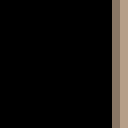
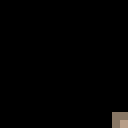
Layers edited between the first and the second w=128, h=128 image:
hid "Ceiling4" over [112, 0, 128, 120]
hid "Ceiling3" over [112, 0, 128, 120]
hid "Ceiling2" over [112, 0, 128, 120]
hid "Ceiling1" over [112, 0, 128, 120]
hid "CeilingMiddle" over [112, 0, 128, 120]
added layer "CeilingCorner8" above "CeilingCorner7" over [112, 0, 128, 120]
added layer "CeilingCorner7" above "CeilingCorner6" over [112, 0, 128, 120]
added layer "CeilingCorner6" above "CeilingCorner5" over [112, 0, 128, 120]
added layer "CeilingCorner5" above "CeilingCorner4" over [112, 0, 128, 120]
hid "CeilingCorner4" over [112, 0, 128, 120]
hid "CeilingCorner3" over [112, 0, 128, 120]
hid "CeilingCorner2" over [112, 0, 128, 120]
hid "CeilingCorner1" over [112, 0, 128, 120]
hid "Wall4" over [112, 0, 128, 120]
hid "Wall3" over [112, 0, 128, 120]
hid "Wall2" over [112, 0, 128, 120]
hid "Wall1" over [112, 0, 128, 120]
hid "Floor7" over [112, 0, 128, 120]
hid "Floor6" over [112, 0, 128, 120]
hid "Floor5" over [112, 0, 128, 120]
hid "Floor4" over [112, 0, 128, 120]
hid "Floor3" over [112, 0, 128, 120]
hid "Floor2" over [112, 0, 128, 120]
hid "Layer 1" over [112, 0, 128, 120]
